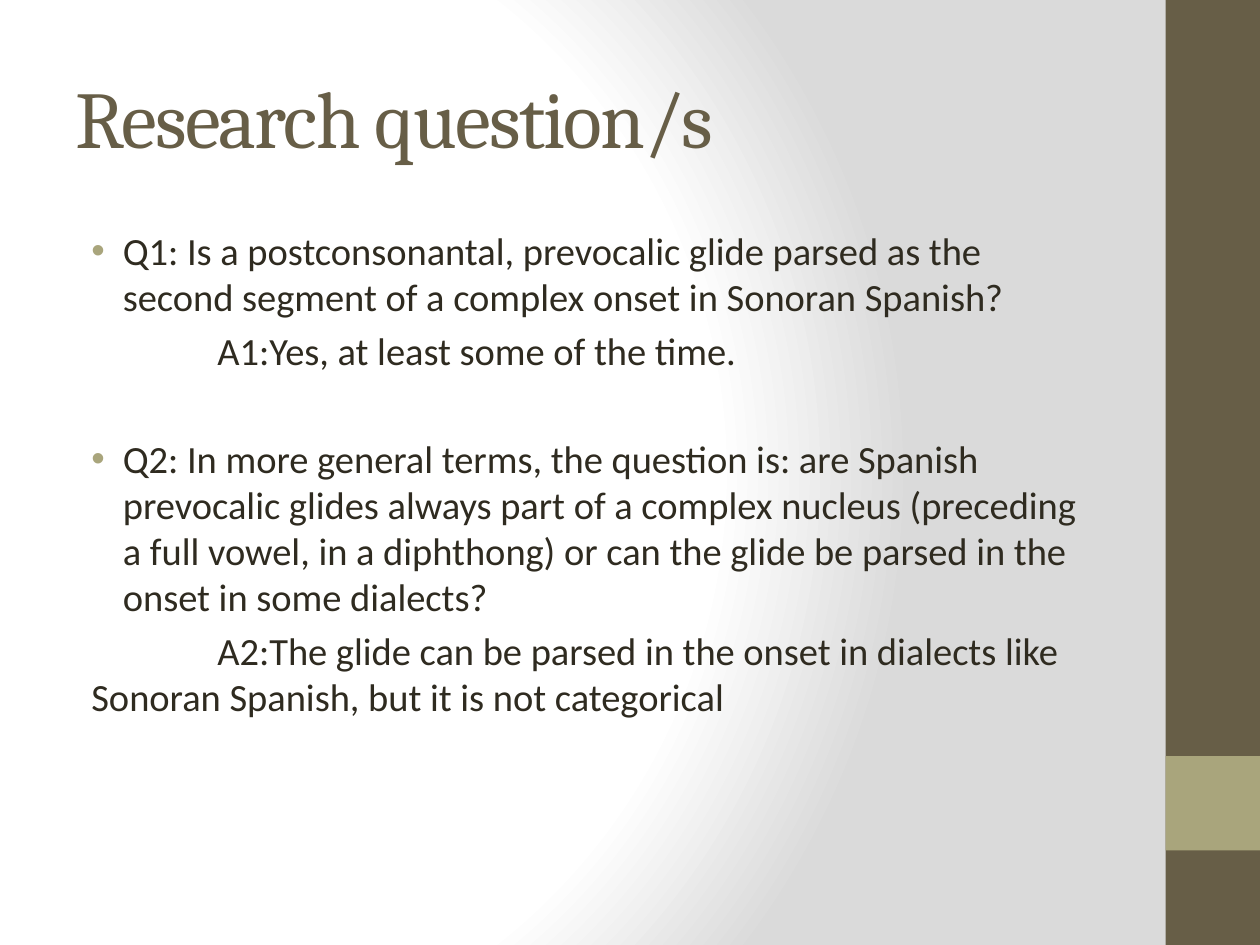
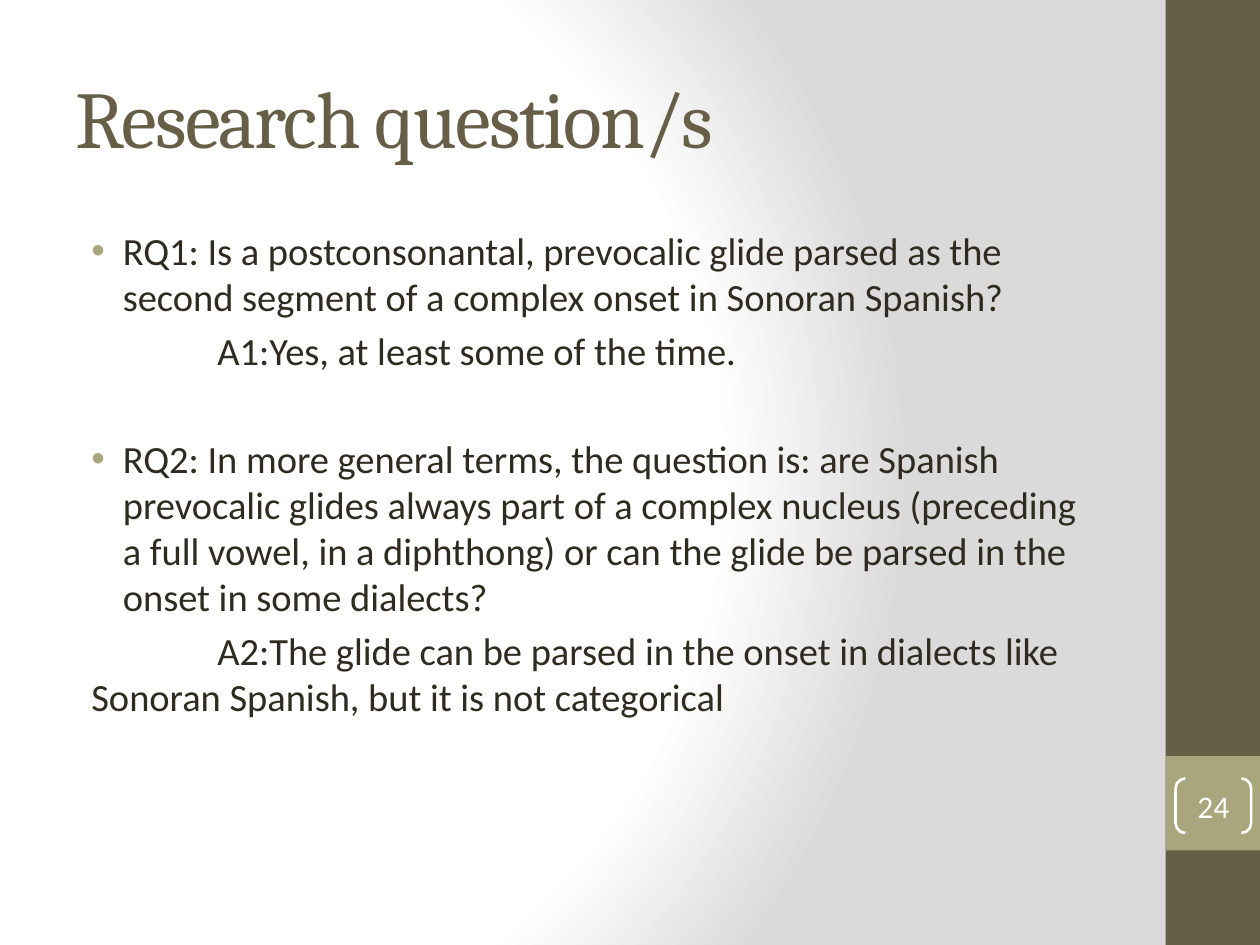
Before and after one commit to jvcasillas/glide_affiliation, a slide deck: slide 24 of Colina, Casillas & Díaz HLS 2018.pptx (slide 25 before the commit). Drawn at 1260x945 pixels with LibreOffice and Linux fonts; fonts in the diff are those of the drawing. Boxes give left, top, right and bottom in pixels: in the first picture for what was removed or moved away, otherwise in the second. Text is boxed around its words. In the diff, an @@ line names an element or a change of style, - is before the commit and + after.

```diff
--- a/Colina, Casillas & Díaz HLS 2018.pptx
+++ b/Colina, Casillas & Díaz HLS 2018.pptx
@@ text at box(123, 238, 1003, 318): text changed @@
-• Q1: Is a postconsonantal, prevocalic glide parsed as the second segment of a complex onset in Sonoran Spanish?
+• RQ1: Is a postconsonantal, prevocalic glide parsed as the second segment of a complex onset in Sonoran Spanish?
@@ text at box(123, 446, 1076, 612): text changed @@
-• Q2: In more general terms, the question is: are Spanish prevocalic glides always part of a complex nucleus (preceding a full vowel, in a diphthong) or can the glide be parsed in the onset in some dialects?
+• RQ2: In more general terms, the question is: are Spanish prevocalic glides always part of a complex nucleus (preceding a full vowel, in a diphthong) or can the glide be parsed in the onset in some dialects?
@@ page number added at box(1176, 779, 1251, 833), outline #FFFFFF 1.5 pt, 18 pt, text #FFFFFF @@
+24
```
Also in this commit, not shown: 22 other slides changed, 6 slides added, 6 slides removed.
